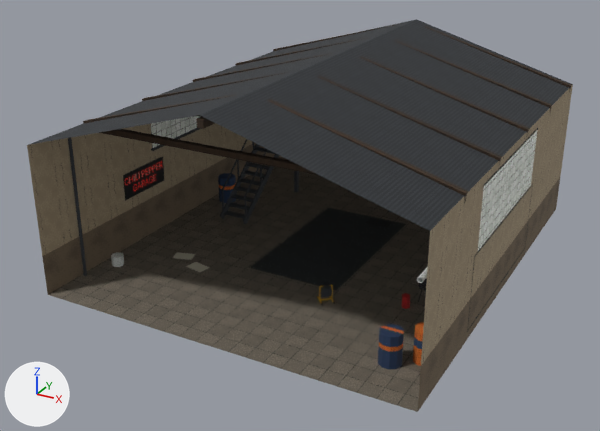
An edit to the glTF model out/env/garage.glb, drawn before and after from the same camera.
One viewpoint serves both versions: a 50 mm camera at (10.51, -21.49, 11.36) aimed at (-0.46, -1.55, 1.39). Arrows for +X, +Y and +Z are at lower left; the lights stay in place. The picture after the commit comes second. Vertices at exactly the same position are counted once.

Names of what the first picture shows: 'EMIT_neon_red', 'EMIT_window', 'barrel_b', 'beam', 'blacksteel', 'epoxy', 'floor', 'grate', 'plaster', 'plaster_low', 'red', 'roof', 'rubber', 'steel' and 5 more.
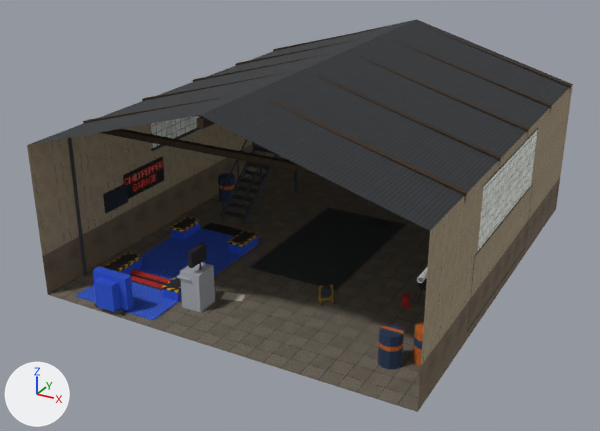
Pixel boxes (x1, y1, x2, y2) of what changed, in the pictures (600 x 431 px):
'dynoplate', added (blue)
    after: (76, 228, 260, 321)
'dynoblue', added
    after: (93, 222, 258, 312)
'console', added
    after: (177, 262, 215, 313)
'grate', reshaped
    before: (365, 218, 393, 228)
    after: (104, 218, 393, 289)
'blacksteel', reshaped (mostly hidden)
    before: (418, 283, 426, 302)
    after: (103, 184, 426, 302)
'hazard', added
    after: (103, 217, 258, 293)
'red', reshaped
    before: (401, 293, 410, 309)
    after: (131, 269, 410, 309)
'rubber', reshaped (mostly hidden before)
    before: (317, 284, 335, 305)
    after: (95, 222, 335, 315)
'EMIT_dynoB', added
    after: (106, 186, 127, 211)
part 1 of me_blacksteel, added
    after: (188, 243, 207, 268)
part 2 of me_blacksteel, added
    after: (103, 184, 128, 213)
part 3 of me_grate, added
    after: (104, 253, 138, 271)
part 4 of me_grate, added
    after: (173, 218, 197, 229)
part 5 of me_grate, added
    after: (165, 278, 181, 289)
part 6 of me_grate, added
    after: (231, 231, 255, 243)
part 7 of me_red, added (mostly hidden)
    after: (131, 276, 163, 289)
part 8 of me_red, added (mostly hidden)
    after: (131, 269, 171, 283)
part 9 of me_rubber, added (mostly hidden)
    after: (129, 273, 166, 290)
part 10 of me_rubber, added
    after: (202, 222, 244, 236)

Patch to the scene script:
```diff
--- a/out/env/garage.glb.py
+++ b/out/env/garage.glb.py
@@ me_blacksteel @@
-me_blacksteel.from_pydata(...)  # 96 vertices, 144 faces; spans x 3.69..4.21, y -2.48..0.68, z -0.01..0.8
+me_blacksteel.from_pydata(...)  # 112 vertices, 168 faces; spans x -5.5..4.21, y -5.73..0.68, z -0.01..2.1
+# me_blacksteel part 1: a new loose piece, a box spanning x -1.52..-1.4, y -5.73..-5.07, z 1.28..1.72, in mat_blacksteel (picture img_blacksteel)
+# me_blacksteel part 2: a new loose piece, a box spanning x -5.5..-5.44, y -4.4..-3.4, z 1.5..2.1, in mat_blacksteel (picture img_blacksteel)
 me_blacksteel.materials.append(mat_blacksteel)
@@ me_grate @@
-me_grate.from_pydata(...)  # 4 vertices, 2 faces; spans x 0.2..1.0, y 1.7..2.2, z 0.004
+me_grate.from_pydata(...)  # 44 vertices, 62 faces; spans x -4.7..1.0, y -6.51..2.2, z 0.004..0.95
+# me_grate part 3: a new loose piece, a box spanning x -4.7..-4.3, y -5.55..-4.45, z 0.381..0.385, in mat_grate (picture img_grate)
+# me_grate part 4: a new loose piece, a box spanning x -4.7..-4.3, y -2.25..-1.45, z 0.381..0.385, in mat_grate (picture img_grate)
+# me_grate part 5: a new loose piece, a box spanning x -2.5..-2.1, y -5.55..-4.45, z 0.381..0.385, in mat_grate (picture img_grate)
+# me_grate part 6: a new loose piece, a box spanning x -2.5..-2.1, y -2.25..-1.45, z 0.381..0.385, in mat_grate (picture img_grate)
+# other edits to the shape of me_grate do not show in these pictures
 me_grate.materials.append(mat_grate)
@@ me_red @@
-me_red.from_pydata(...)  # 36 vertices, 60 faces; spans x 1.2..3.62, y -2.9..5.8, z 0.0..1.15
+me_red.from_pydata(...)  # 76 vertices, 132 faces; spans x -4.35..3.62, y -5.26..5.8, z -0.04..1.15
+# me_red part 7: a new loose piece, a 10-sided cylinder along x spanning x -4.35..-2.45, y -5.26..-5.09, z -0.04..0.12, in mat_red (picture img_red)
+# me_red part 8: a new loose piece, a 10-sided cylinder along x spanning x -4.35..-2.45, y -4.91..-4.74, z -0.04..0.12, in mat_red (picture img_red)
 me_red.materials.append(mat_red)
@@ me_rubber @@
-me_rubber.from_pydata(...)  # 168 vertices, 276 faces; spans x 1.15..5.3, y -3.85..3.93, z 0.0..1.89
+me_rubber.from_pydata(...)  # 216 vertices, 356 faces; spans x -4.4..5.3, y -6.91..3.93, z 0.0..1.89
+# me_rubber part 9: a new loose piece, a box spanning x -4.4..-2.4, y -5.3..-4.7, z 0.03..0.032, in mat_rubber (picture img_rubber)
+# me_rubber part 10: a new loose piece, a box spanning x -4.3..-2.5, y -1.3..-0.75, z 0.0..0.02, in mat_rubber (picture img_rubber)
+# other edits to the shape of me_rubber do not show in these pictures
 me_rubber.materials.append(mat_rubber)
@@ ob_hazard @@
+ob_hazard = bpy.data.objects.new('hazard', me_hazard)  # a box spanning x -4.76..-4.24, y -5.6..-4.4, z 0.3..0.38; a box spanning x -4.76..-4.24, y -2.3..-1.4, z 0.3..0.38; a box spanning x -2.56..-2.04, y -5.6..-4.4, z 0.3..0.38; a box spanning x -2.56..-2.04, y -2.3..-1.4, z 0.3..0.38; in mat_hazard (picture img_hazard)
+ob_hazard.location = (0.0, 0.0, 0.0)
@@ ob_emit_dynob @@
+ob_emit_dynob = bpy.data.objects.new('EMIT_dynoB', me_emit_dynob)  # 4 vertices, 2 faces; spans x -5.43, y -4.35..-3.45, z 1.54..2.06; in mat_emit_dynob (picture img_emit_dynob)
+ob_emit_dynob.location = (0.0, 0.0, 0.0)
@@ ob_dynoplate @@
+ob_dynoplate = bpy.data.objects.new('dynoplate', me_dynoplate)  # a box spanning x -4.75..-2.05, y -6.7..-1.3, z 0.0..0.03; in mat_dynoplate (picture img_dynoplate)
+ob_dynoplate.location = (0.0, 0.0, 0.0)
@@ ob_dynoblue @@
+ob_dynoblue = bpy.data.objects.new('dynoblue', me_dynoblue)  # a box spanning x -4.75..-4.25, y -5.6..-4.4, z 0.03..0.3; a box spanning x -4.75..-4.25, y -2.3..-1.4, z 0.03..0.3; a box spanning x -2.55..-2.05, y -5.6..-4.4, z 0.03..0.3; a box spanning x -2.55..-2.05, y -2.3..-1.4, z 0.03..0.3; a box spanning x -3.95..-2.85, y -6.75..-6.5, z 0.12..1.05; a box spanning x -3.7..-3.1, y -7.0..-6.75, z 0.12..0.9; in mat_dynoblue (picture img_dynoblue)
+ob_dynoblue.location = (0.0, 0.0, 0.0)
@@ ob_console @@
+ob_console = bpy.data.objects.new('console', me_console)  # a box spanning x -1.8..-1.2, y -5.75..-5.05, z 0.0..1.1; a box spanning x -1.88..-1.45, y -5.8..-5.0, z 0.9..0.95; in mat_console (picture img_console)
+ob_console.location = (0.0, 0.0, 0.0)
```
